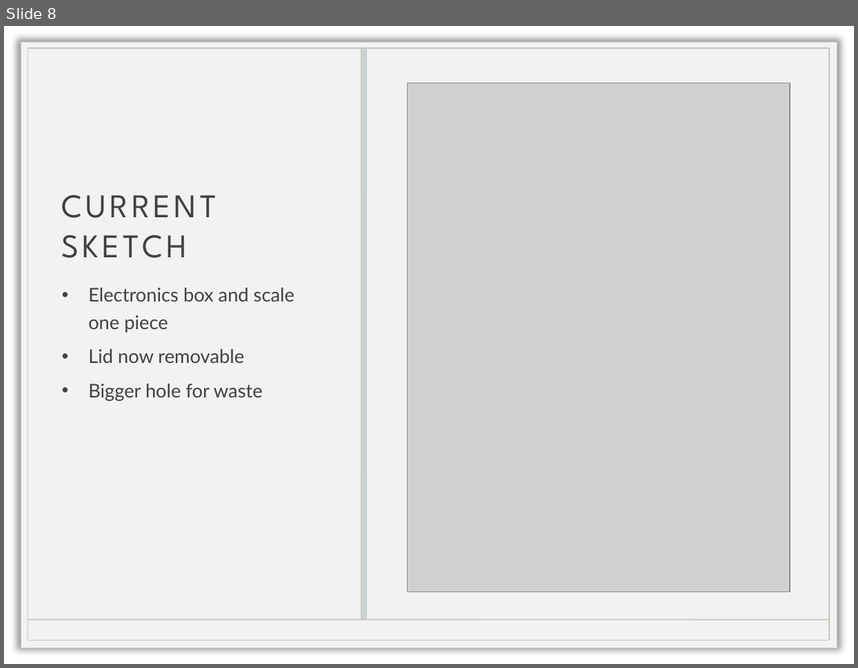
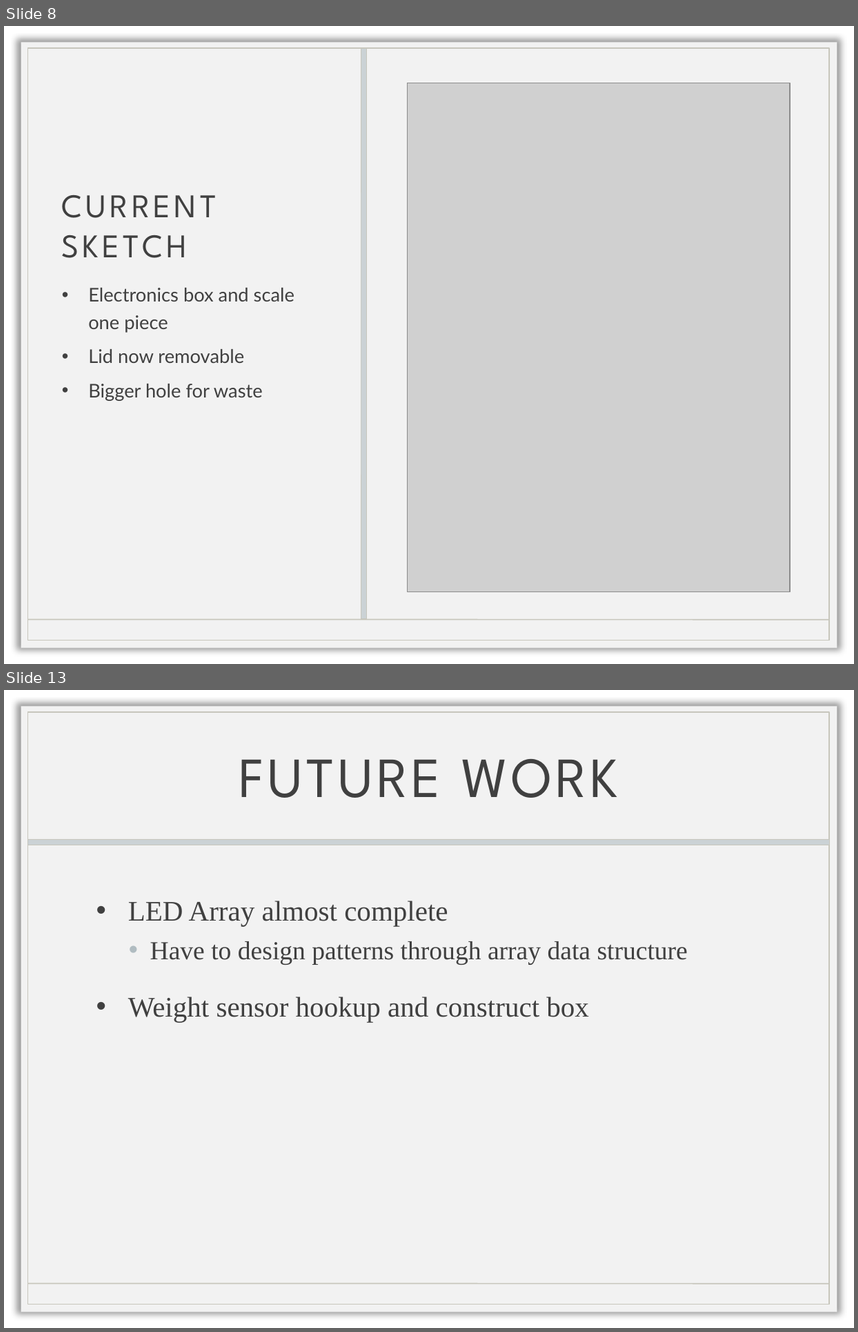
Before and after one commit to joestoica/Making-for-Good-Final-Project, a slide deck: Status Presentation.pptx. Shown one above the other, each under a label of ours: slide 8 before the commit, slides 8 and 13 after it; the slides between them are not shown. The pictures are 858x668 and 858x1332 pixels, drawn with LibreOffice and Linux fonts; fonts in the diff are those of the drawing; grey boxes stand for pictures; background and template pictures are left out. Boxes give left, top, right and bottom in pixels: in the first picture for what was removed or moved away, otherwise in the second. Text is boxed around its words. In the diff, an @@ line names an element or a change of style, - is before the commit and + after.

```diff
--- a/Status Presentation.pptx
+++ b/Status Presentation.pptx
@@ slide 13 added at (4,690,854,1328), background picture (left out); not listed: 3 template elements that a slide beside it also shows @@
@@ title added at (239,759,619,798), 48 pt, text #404040 @@
+FUTURE WORK
@@ rectangle added at (27,839,829,845), fill #CBD2D5, outline #C7C6BC 0.25 pt @@
@@ text added at (128,900,688,1022), 24 pt, text #404040 @@
+• LED Array almost complete
+  • Have to design patterns through array data structure
+• Weight sensor hookup and construct box
```
Also in this commit, not shown: 1 slide changed, 3 other slides added, 1 other file.
